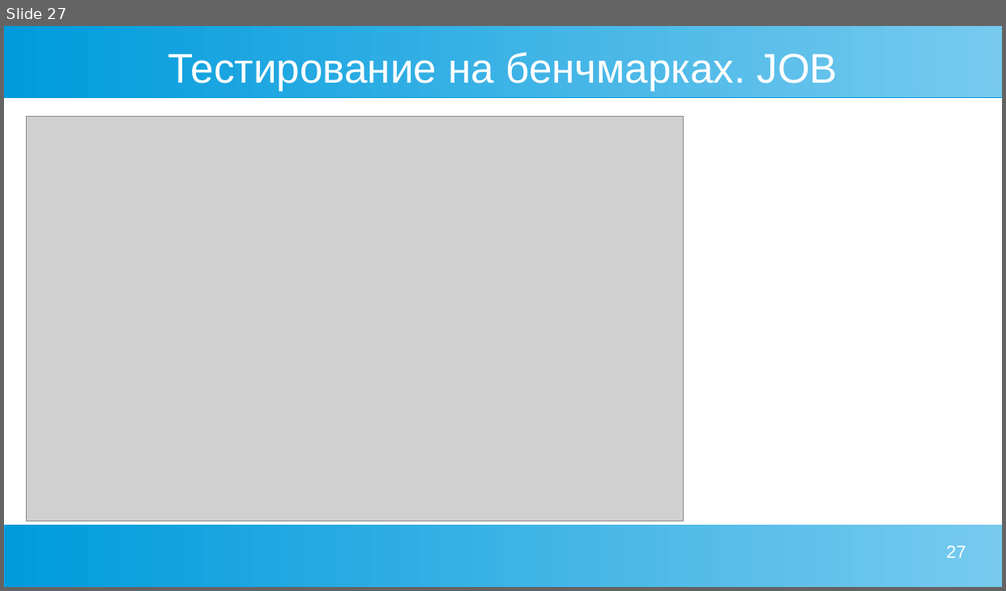
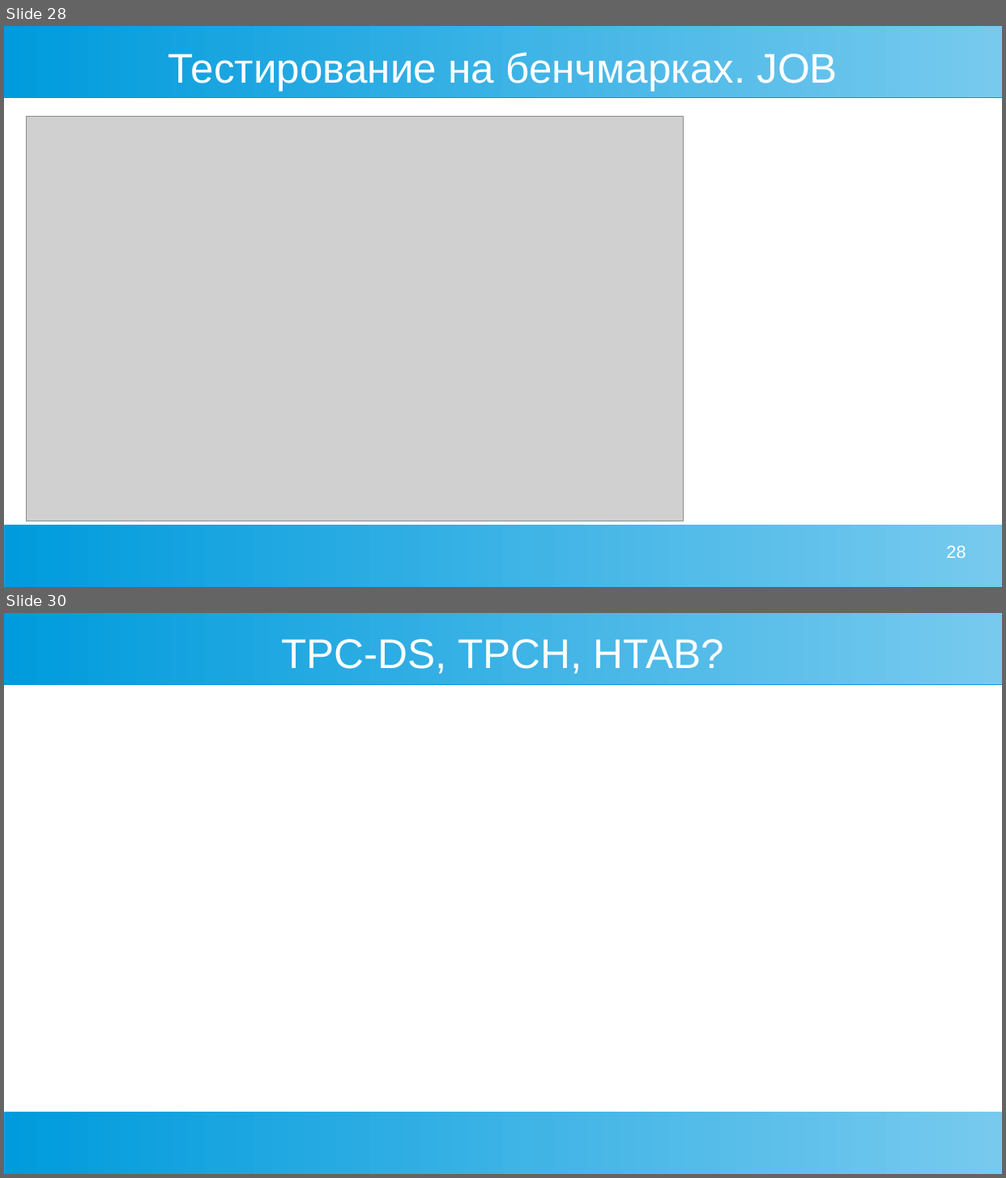
Before and after one commit to Alena0704/conf, a slide deck: aqo_presentation.ppt. Shown one above the other, each under a label of ours: slide 27 before the commit, slides 28 and 30 after it; the slides between them are not shown. The pictures are 1006x591 and 1006x1178 pixels, drawn with LibreOffice and Linux fonts; fonts in the diff are those of the drawing; grey boxes stand for pictures. Boxes give left, top, right and bottom in pixels: in the first picture for what was removed or moved away, otherwise in the second. Text is boxed around its words. In the diff, an @@ line names an element or a change of style, - is before the commit and + after.

```diff
--- a/aqo_presentation.ppt
+++ b/aqo_presentation.ppt
@@ slide 30 added at [4,613,1002,1174], background #FFFFFF; not listed: 2 template elements that a slide beside it also shows @@
@@ title added at [281,639,724,674], 33 pt, text #FFFFFF @@
+TPC-DS, TPCH, HTAB?
@@ what was slide 27 is now slide 28 @@
@@ page number at [946,546,965,558]: text changed @@
-27
+28
```
Also in this commit, not shown: 12 slides changed, 6 other slides added, 7 slides removed.
